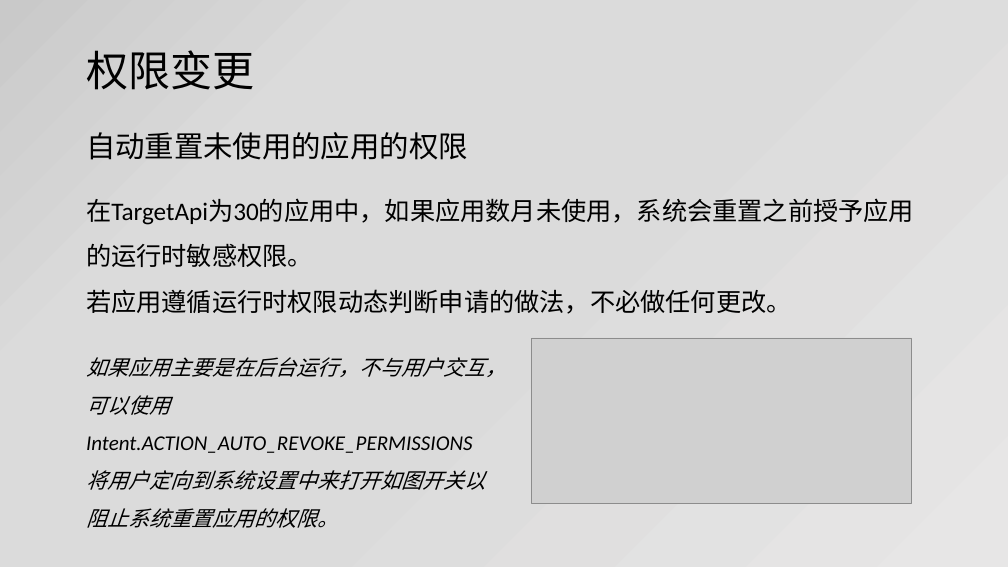
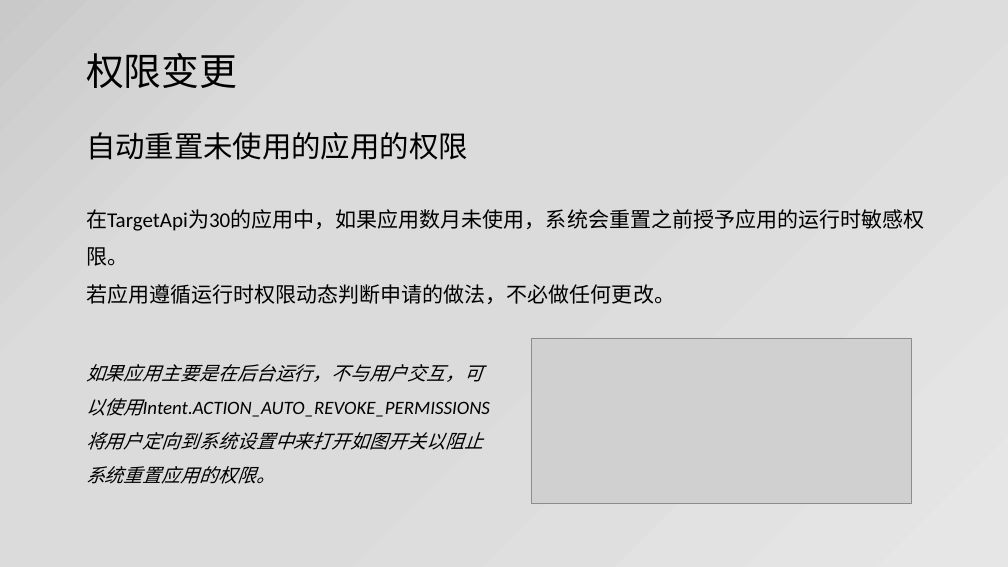
Before and after one commit to jianjunxiao/Adaptation, a slide deck: slide 20 of Android10、11适配.pptx. Drawn at 1008x567 pixels with LibreOffice and Linux fonts; fonts in the diff are those of the drawing; grey boxes stand for pictures. Boxes give left, top, right and bottom in pixels: in the first picture for what was removed or moved away, otherwise in the second. Text is boxed around its words. In the diff, an @@ line names an element or a change of style, - is before the commit and + after.

```diff
--- a/Android10、11适配.pptx
+++ b/Android10、11适配.pptx
@@ title "权限变更" at [86,53,237,88]: size 40 to 36 pt @@
@@ text "在TargetApi为30的应用中，如果应用数月未使用，系统会重置之前授予应用的运行时敏感权限。": place and size @@
-text "在TargetApi为30的应用中，如果应用数月未使用，系统会重置之前授予应用的运行时敏感权限。" at [86,198,914,314]
+text "在TargetApi为30的应用中，如果应用数月未使用，系统会重置之前授予应用的运行时敏感权限。" at [86,209,925,304]
@@ text "在TargetApi为30的应用中，如果应用数月未使用，系统会重置之前授予应用的运行时敏感权限。" at [86,209,925,304]: size 24 to 20 pt @@
@@ text "如果应用主要是在后台运行，不与用户交互，可以使用Intent.ACTION_AUTO_REVOKE_PERMISSION ...": place and size @@
-text "如果应用主要是在后台运行，不与用户交互，可以使用Intent.ACTION_AUTO_REVOKE_PERMISSION ..." at [86,357,507,528]
+text "如果应用主要是在后台运行，不与用户交互，可以使用Intent.ACTION_AUTO_REVOKE_PERMISSION ..." at [86,364,490,484]
@@ text "如果应用主要是在后台运行，不与用户交互，可以使用Intent.ACTION_AUTO_REVOKE_PERMISSION ..." at [86,364,490,484]: size 20 to 18 pt @@
```
Also in this commit, not shown: 25 other slides changed, 4 slides added, 7 other files.
